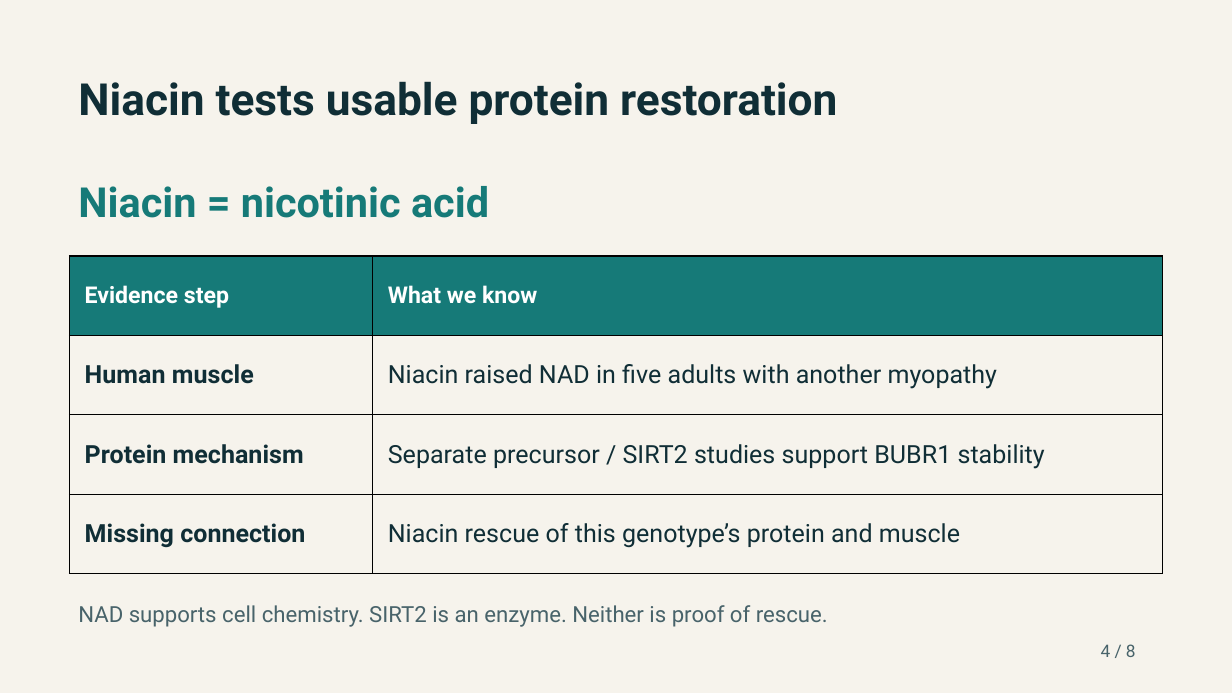
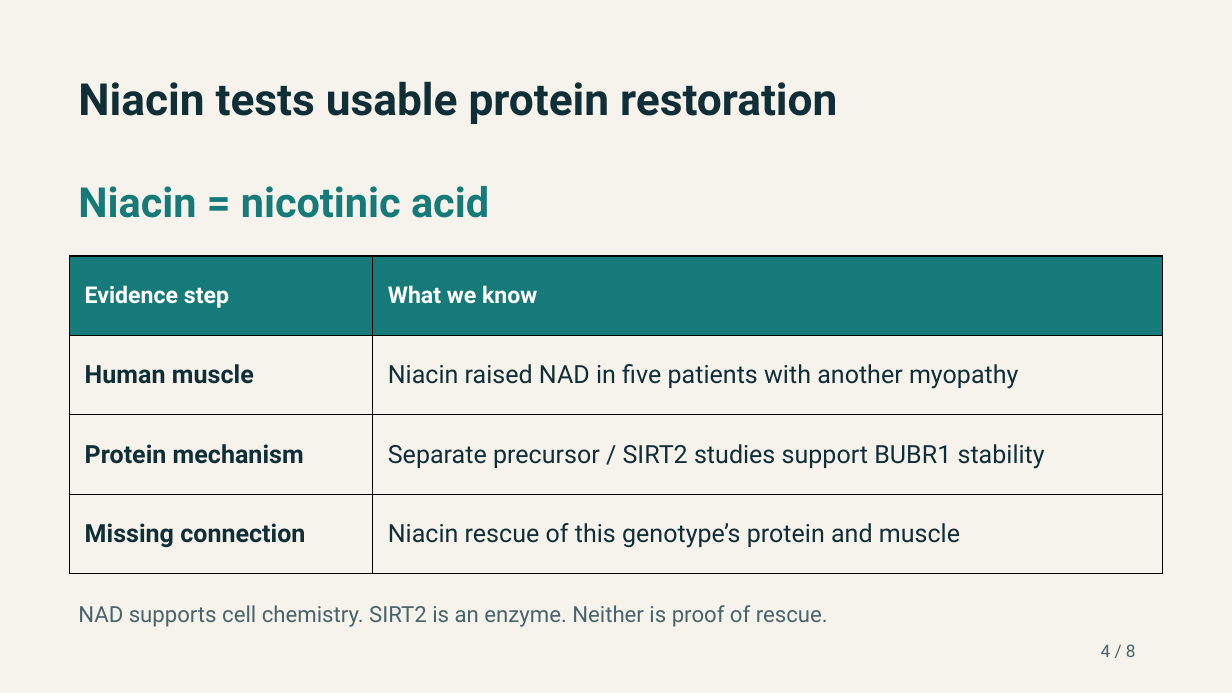
Before and after one commit to EternaPeptix/mva-hackathon, a slide deck: slide 4 of reports/media/jeweled_track2_slides.pptx. Drawn at 1232x693 pixels with LibreOffice and Linux fonts; fonts in the diff are those of the drawing. Boxes give left, top, right and bottom in pixels: in the first picture for what was removed or moved away, otherwise in the second. Text is boxed around its words. In the diff, an @@ line names an element or a change of style, - is before the commit and + after.

Commit message:
Clarify niacin strength evidence and treated-control limitations

```diff
--- a/reports/media/jeweled_track2_slides.pptx
+++ b/reports/media/jeweled_track2_slides.pptx
@@ table at (x1=69, y1=256, x2=1163, y2=574) @@
-row 2, column 2: Niacin raised NAD in five adults with another myopathy
+row 2, column 2: Niacin raised NAD in five patients with another myopathy
```
Also in this commit, not shown: 11 other files.
